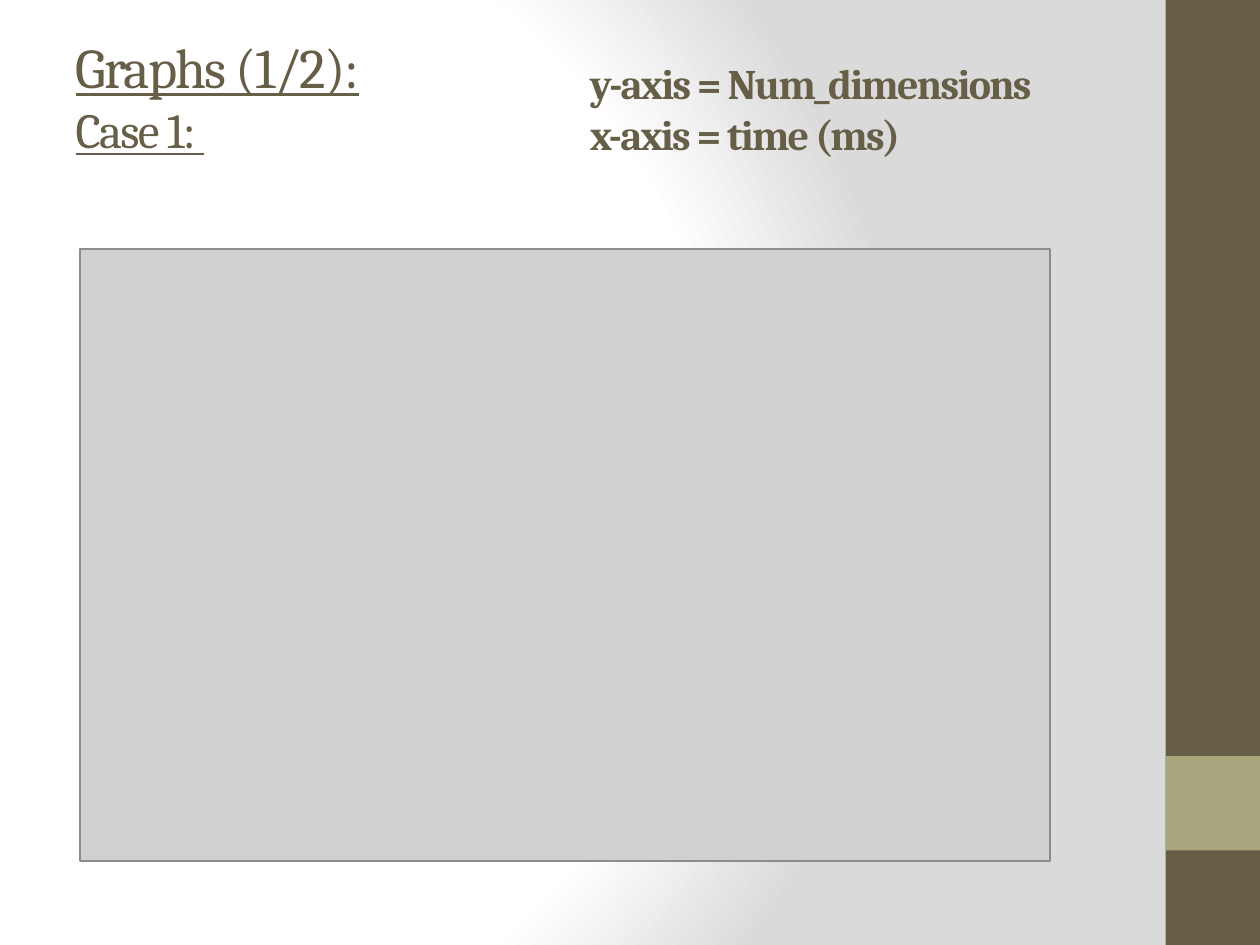
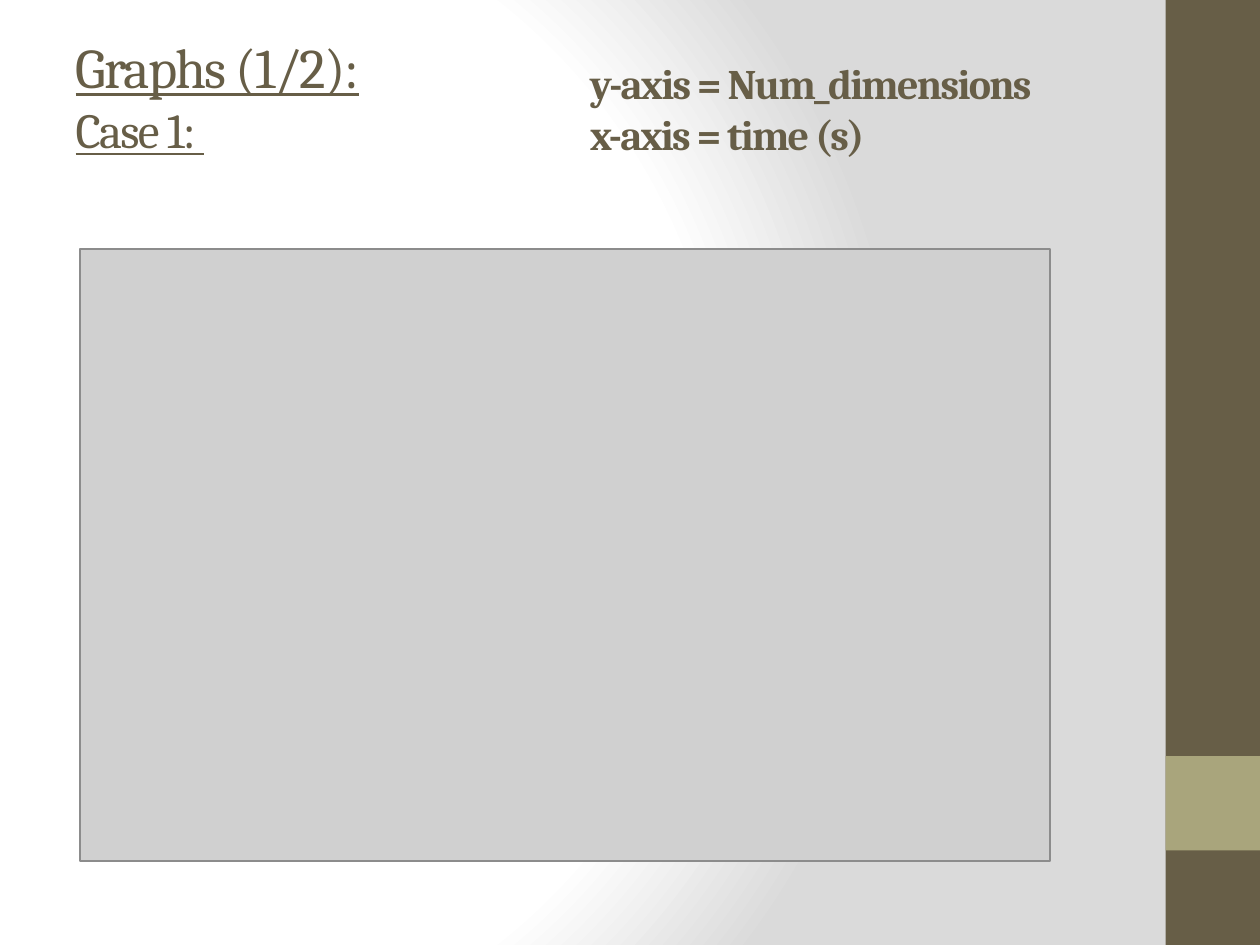
Before and after one commit to ayazhassan-courses/project-pyteam, a slide deck: slide 15 of Documentation/Presentation_final_PSO_Pyteam.pptx. Drawn at 1260x945 pixels with LibreOffice and Linux fonts; fonts in the diff are those of the drawing; grey boxes stand for pictures. Boxes give left, top, right and bottom in pixels: in the first picture for what was removed or moved away, otherwise in the second. Text is boxed around its words. In the diff, an @@ line names an element or a change of style, - is before the commit and + after.

```diff
--- a/Documentation/Presentation_final_PSO_Pyteam.pptx
+++ b/Documentation/Presentation_final_PSO_Pyteam.pptx
@@ text at <box>590,119,864,157</box>: text changed @@
-x-axis = time (ms)
+x-axis = time (s)
```
Also in this commit, not shown: 1 other slide changed, 3 other files.
